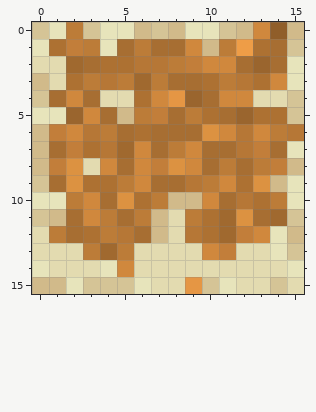
One commit to this pixel-art sprite: Server/GameEngine/Displayer/assets/sprites/desert_grass_3.png. The first picture shows the starting point.
The file is 16x16 pixels. Colours within 5 levels of each other are drawn and written as one.
New version:
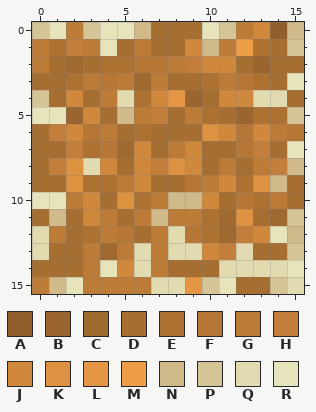
Palette (. is transparent): A #905e2a  B #9a652e  C #a0692f  D #a76e32  E #ad7132  F #b67736  G #bc7c38  H #c27e3a  J #d0883d  K #dc9241  L #e59644  M #ee9d47  N #d1ba8a  P #d5c496  Q #e3dbb0  R #e7e4bb
Edits made:
y 0: x 7..9 PNR -> DDD; x 12 N -> G
y 1: x 0 R -> G
y 2: x 0..1 QQ -> GD; x 15 R -> D
y 3: x 0..1 NQ -> DD; x 14 J -> D
y 4: x 4 Q -> G; x 15 P -> D
y 6..8: x 0 N -> D
y 9: x 0 P -> D; x 15 R -> D
y 10: x 15 R -> D
y 11: x 0 P -> D; x 8 Q -> G
y 12: x 7 N -> G
y 13: x 1..2 QQ -> DD; x 7 Q -> G; x 13..14 QR -> DD
y 14: x 0..3 RQQQ -> DDDG; x 7..10 QQQQ -> GDDD
y 15: x 0 N -> G; x 3..6 PPPR -> GGGG; x 12..13 QQ -> DD
Where, in picture pixels (left, top, right, bottom), the same in both pictures:
changed: (32, 22, 304, 294)
